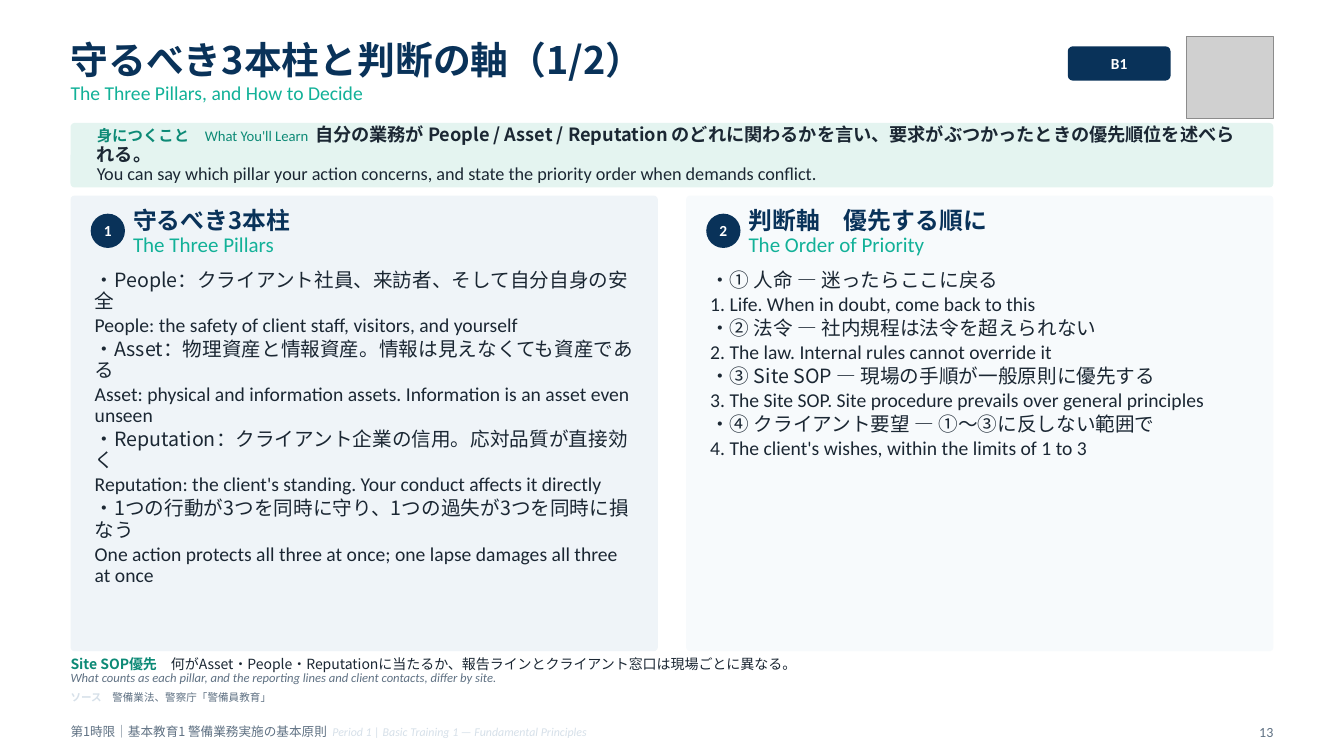
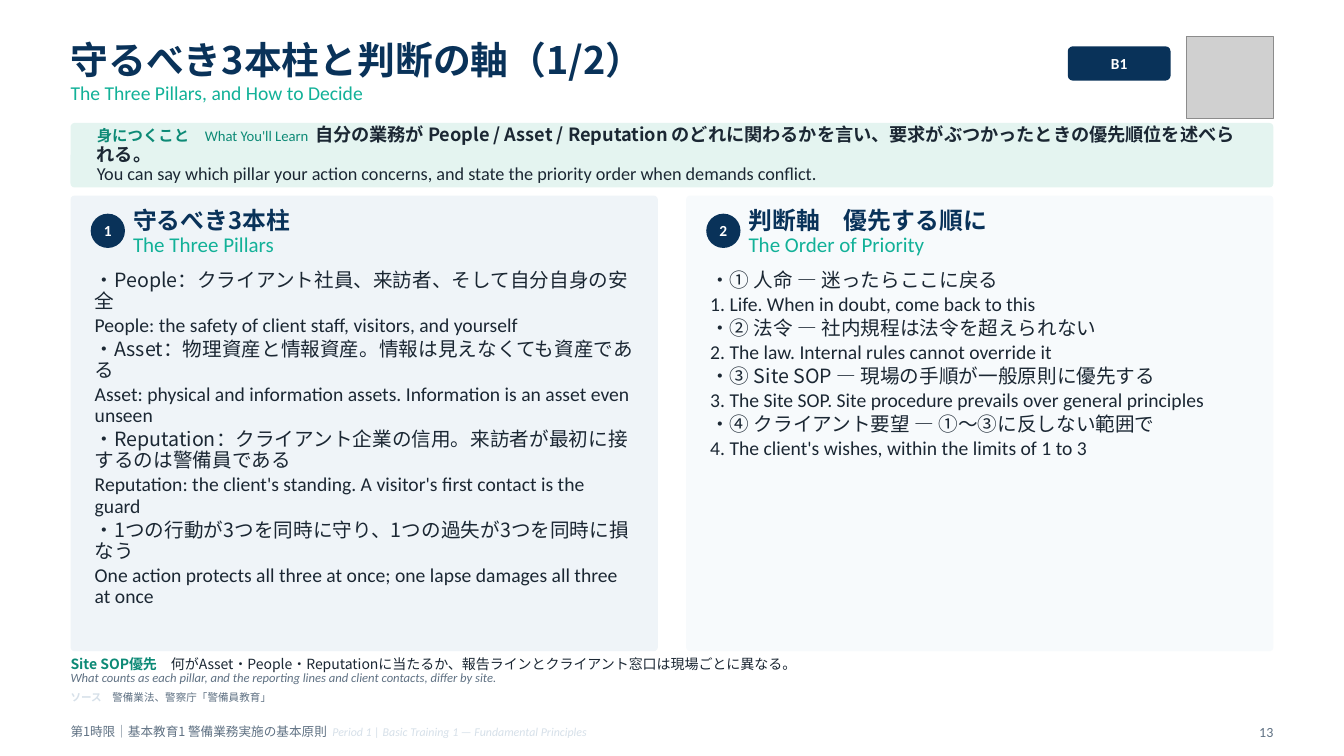
Before and after one commit to hrsmhiroshi-cpu/Training-, a slide deck: slide 13 of 新任講習/out/01_1限_警備業務実施の基本原則.pptx. Drawn at 1344x756 pixels with LibreOffice and Linux fonts; fonts in the diff are those of the drawing; grey boxes stand for pictures. Boxes give left, top, right and bottom in pixels: in the first picture for what was removed or moved away, otherwise in the second. Text is boxed around its words. In the diff, an @@ line names an element or a change of style, - is before the commit and + after.

```diff
--- a/新任講習/out/01_1限_警備業務実施の基本原則.pptx
+++ b/新任講習/out/01_1限_警備業務実施の基本原則.pptx
@@ text at (95,429,628,517): text changed @@
-・Reputation：クライアント企業の信用。応対品質が直接効く
-Reputation: the client's standing. Your conduct affects it directly
+・Reputation：クライアント企業の信用。来訪者が最初に接するのは警備員である
+Reputation: the client's standing. A visitor's first contact is the guard
```
Also in this commit, not shown: 7 other slides changed, 5 other files.
